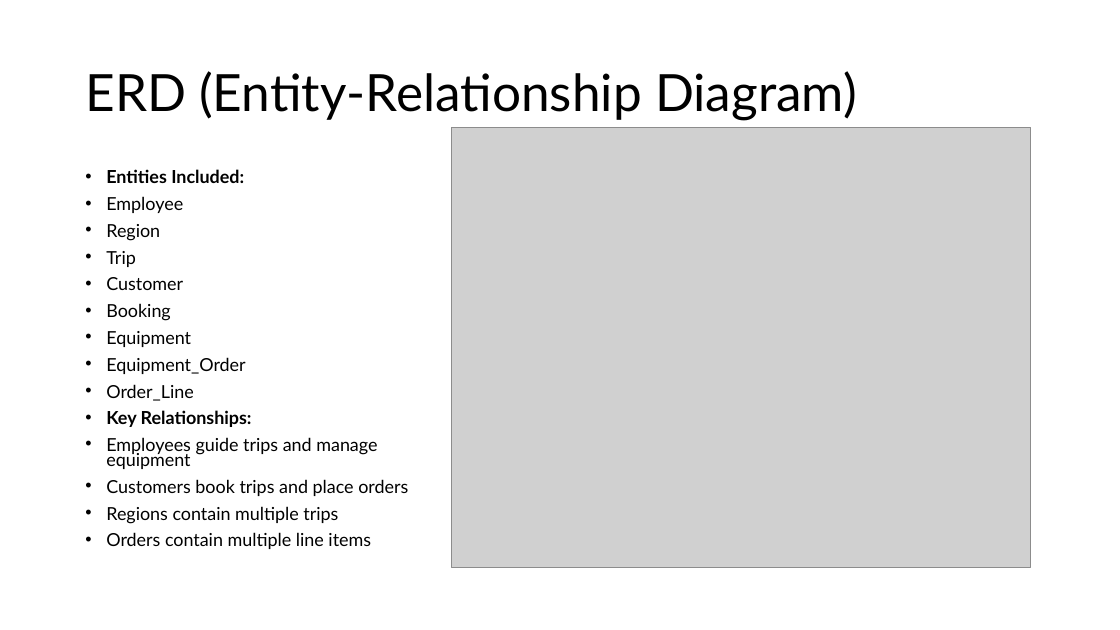
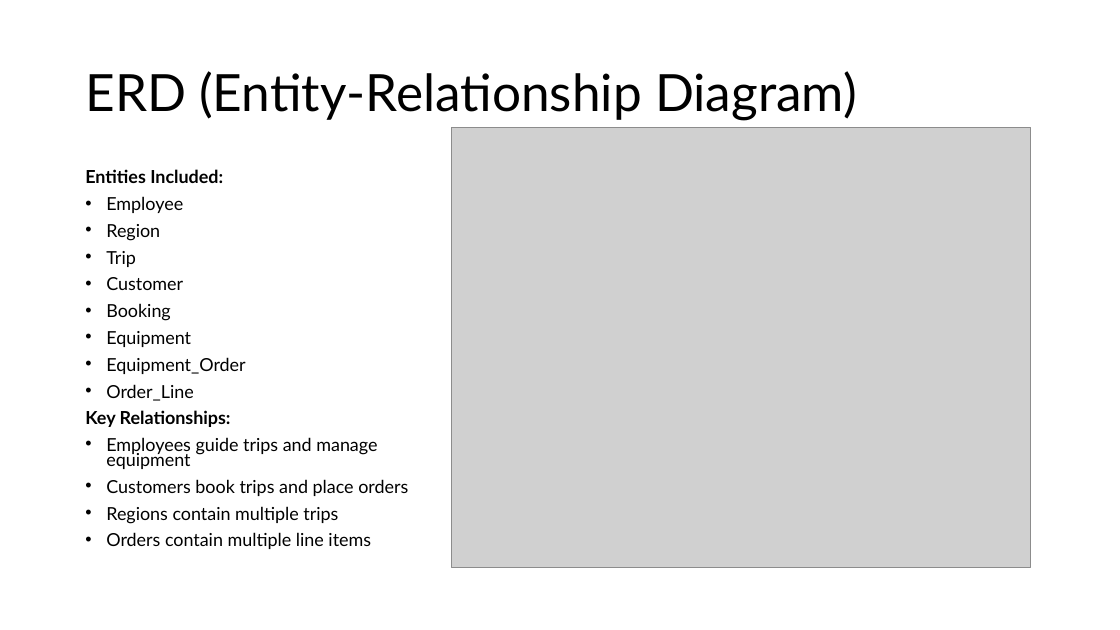
Before and after one commit to Panda-Alex21687/Green-Group, a slide deck: slide 5 of Milestone 4/Green Group Milestone 4.pptx. Drawn at 1120x630 pixels with LibreOffice and Linux fonts; fonts in the diff are those of the drawing; grey boxes stand for pictures. Boxes give left, top, right and bottom in pixels: in the first picture for what was removed or moved away, otherwise in the second. Text is boxed around its words. In the diff, an @@ line names an element or a change of style, - is before the commit and + after.

Commit message:
save

```diff
--- a/Milestone 4/Green Group Milestone 4.pptx
+++ b/Milestone 4/Green Group Milestone 4.pptx
@@ text at (x1=85, y1=169, x2=231, y2=427): bullet • to none @@
```
